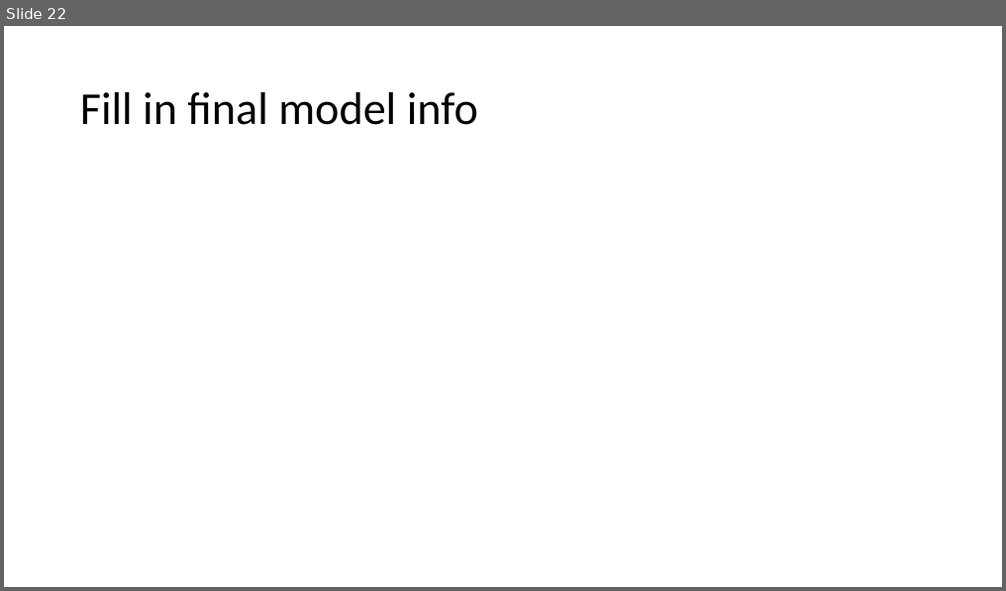
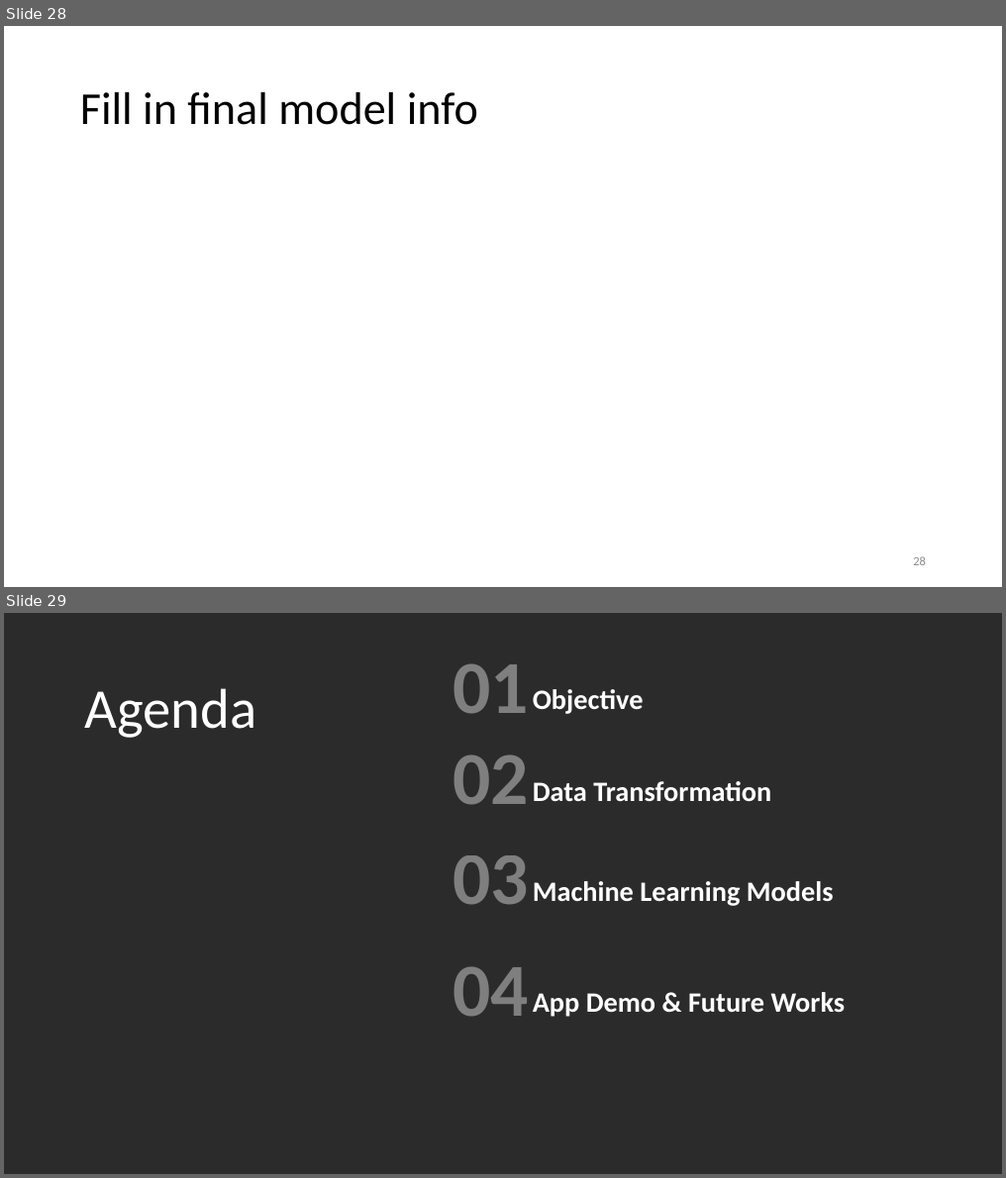
Before and after one commit to Dearsu520/automotive-modeling-project, a slide deck: ETL/Final Project.pptx. Shown one above the other, each under a label of ours: slide 22 before the commit, slides 28 and 29 after it. The pictures are 1006x591 and 1006x1178 pixels, drawn with LibreOffice and Linux fonts; fonts in the diff are those of the drawing; background and template pictures are left out; a plain dark background stands for a picture behind light text. Boxes give left, top, right and bottom in pixels: in the first picture for what was removed or moved away, otherwise in the second. Text is boxed around its words. In the diff, an @@ line names an element or a change of style, - is before the commit and + after.

Commit message:
Update slides

```diff
--- a/ETL/Final Project.pptx
+++ b/ETL/Final Project.pptx
@@ slide 29 added at [4,613,1002,1174], background picture (left out) @@
@@ text added at [452,663,529,714], 72 pt, text #FFFFFF at 40% opacity, bold @@
+01
@@ text added at [85,688,257,738], 54 pt, text #FFFFFF @@
+Agenda
@@ text added at [533,689,644,714], 27 pt, text #FFFFFF, bold @@
+Objective
@@ text added at [452,755,529,805], 72 pt, text #FFFFFF at 40% opacity, bold @@
+02
@@ text added at [533,781,771,801], 27 pt, text #FFFFFF, bold @@
+Data Transformation
@@ text added at [452,856,529,905], 72 pt, text #FFFFFF at 40% opacity, bold @@
+03
@@ text added at [533,881,834,906], 27 pt, text #FFFFFF, bold @@
+Machine Learning Models
@@ text added at [452,966,529,1017], 72 pt, text #FFFFFF at 40% opacity, bold @@
+04
@@ text added at [533,992,846,1017], 27 pt, text #FFFFFF, bold @@
+App Demo & Future Works
@@ what was slide 22 is now slide 28 @@
@@ slide 28 changed as well @@
@@ page number added at [913,557,926,566], 12 pt, text #8C8C8C @@
+28
```
Also in this commit, not shown: 21 other slides changed, 9 other slides added, 1 slide removed.
